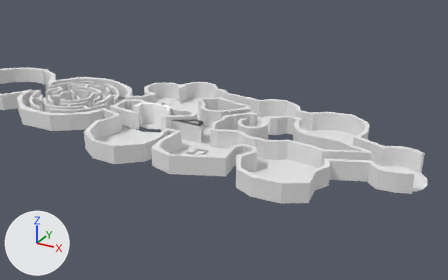
What one commit did to the Blender file Editing Files/Asymmetry.blend.
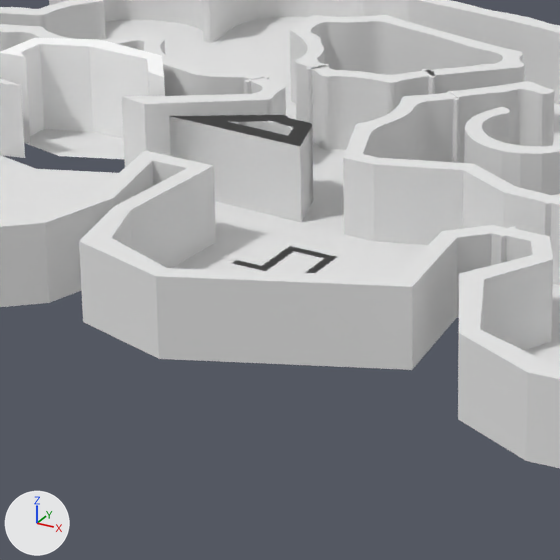
Old and new are each drawn whole from a 50 mm lens placed at (2.774, -4.613, 2.803), pointed at (-0.082, 0.581, 0.205) and again close up on the part from 30% to 58% of the width and 34% to 78% of the height. Every picture has the same lights, and +X, +Y and +Z are marked at lower left.

Objects in the first close-up: 'Left Side Island Walls', 'Mainland Floors 1', 'Mainland Floors 2', 'Mainland Floors 3', 'Mainland Walls 1', 'Mainland Walls 2', 'Mainland Walls 3', 'Maze Intro Walls', 'Right Side Island Floors', 'Right Side Island Walls'.
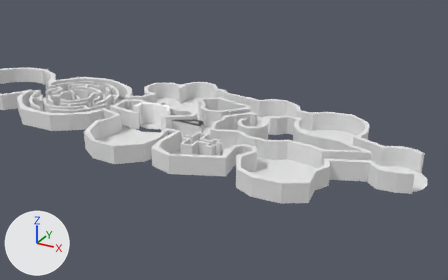
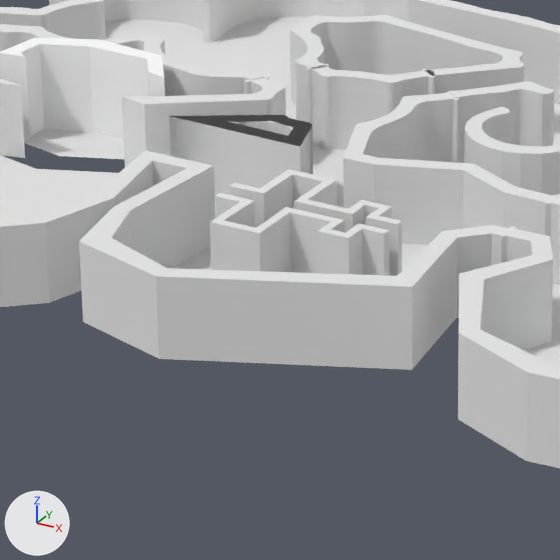
Location of each change, (x1, y1, x2, y2) in pixels of the close-ups (560 x 560 px):
'Maze Intro Walls', reshaped
    before: (232, 246, 336, 273)
    after: (210, 169, 402, 276)
'Mainland Floors 2', unchanged, covered by the edit
    before: (0, 142, 428, 276)
    after: (0, 142, 428, 271)

The change, as a diff of the scene's bpy script:
```diff
--- a/Editing Files/Asymmetry.blend.py
+++ b/Editing Files/Asymmetry.blend.py
@@ me_mesh_014 @@
 # used by ob_maze_intro_walls; location = (0.0, 0.0, 0.0); scale = (-7510.0, -7510.0, -7510.0)
-me_mesh_014.from_pydata(...)  # 40 vertices, 36 faces; spans x 0.000007..0.000068, y -0.000086..-0.000039, z 0.0
+me_mesh_014.from_pydata(...)  # 80 vertices, 112 faces; spans x 0.000007..0.000068, y -0.000086..-0.000039, z -0.000027..0.0
+# me_mesh_014 part 1
+# 36 faces are deleted
+# 40 new vertices lie (0.0, 0.0, -0.000027) away from vertices in x 0.000007..0.000068, y -0.000086..-0.000039, z 0.0
+# 112 new faces join them
 me_mesh_014.materials.append(mat_material_013)
```
